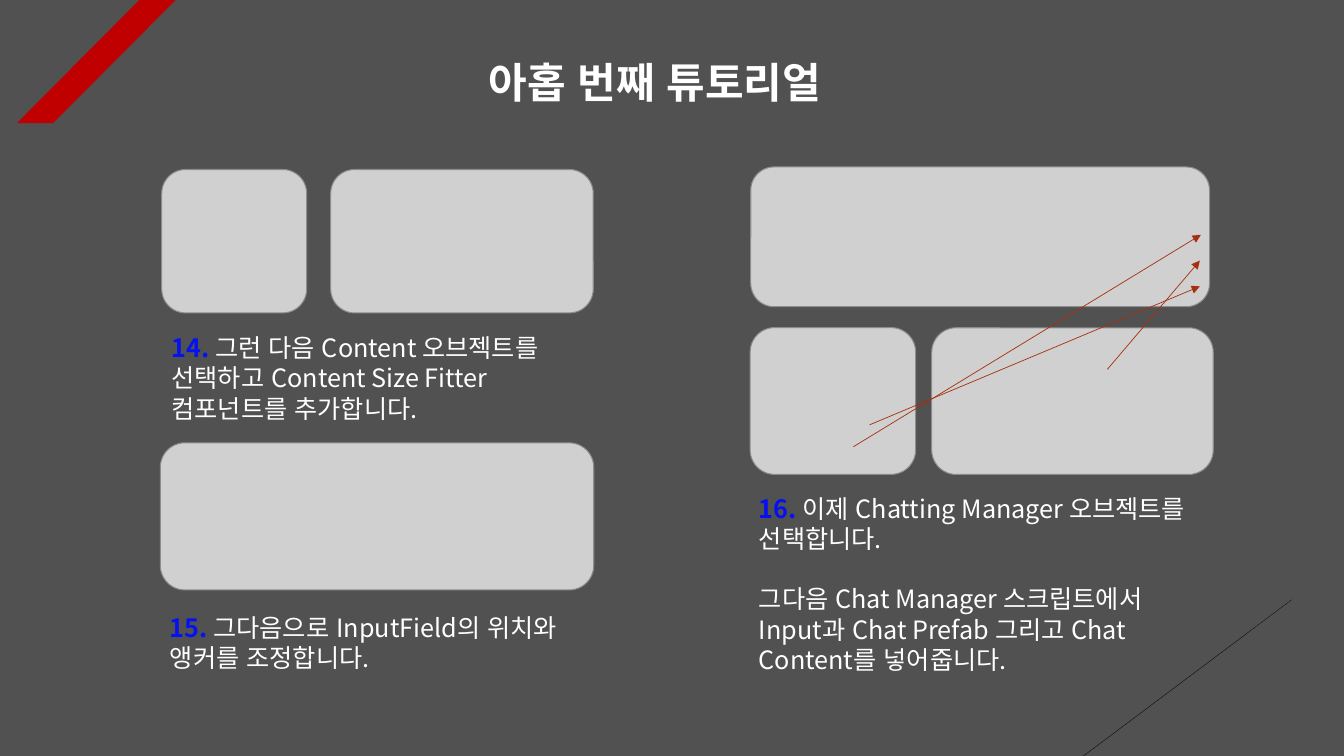
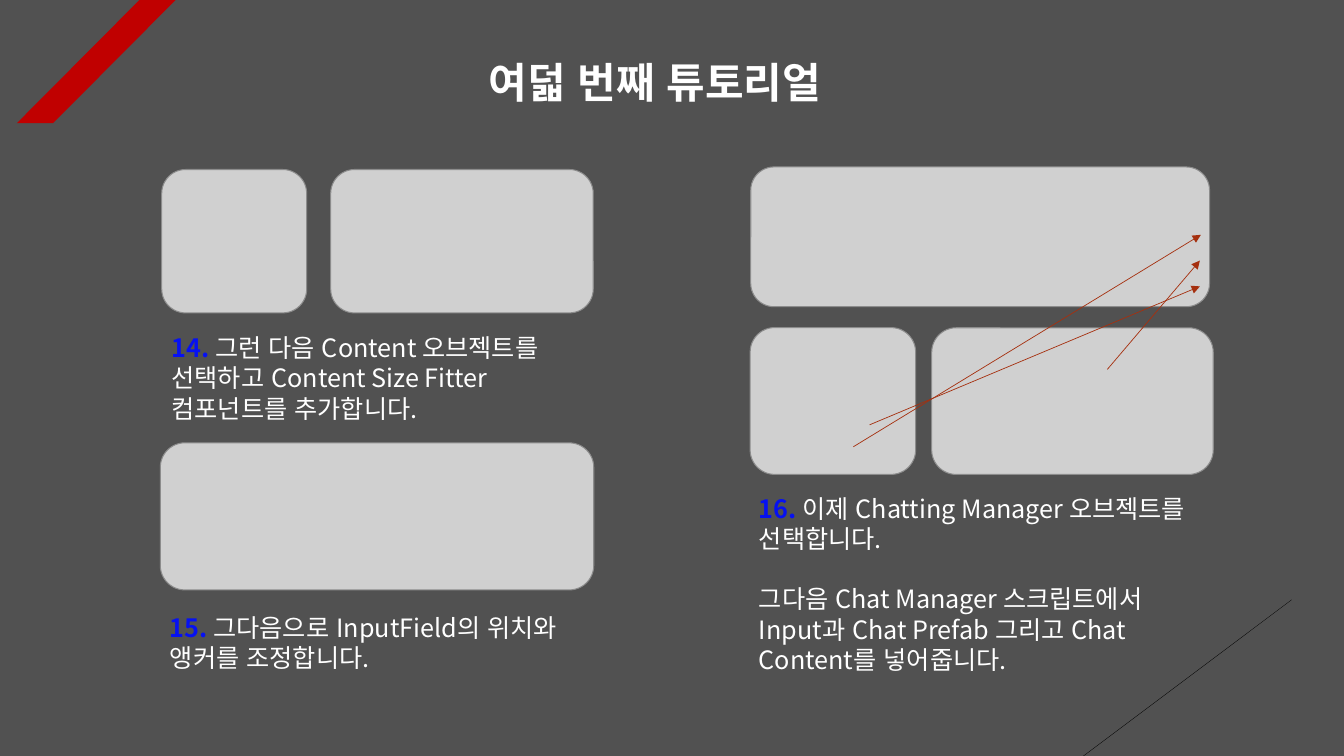
Before and after one commit to Unity2033/3D-UnityEngine, a slide deck: slide 9 of Assets/Class/Photon Server/PPT Data/Photon RPC.pptx (slide 10 before the commit). Drawn at 1344x756 pixels with LibreOffice and Linux fonts; fonts in the diff are those of the drawing; grey boxes stand for pictures. Boxes give left, top, right and bottom in pixels: in the first picture for what was removed or moved away, otherwise in the second. Text is boxed around its words. In the diff, an @@ line names an element or a change of style, - is before the commit and + after.

```diff
--- a/Assets/Class/Photon Server/PPT Data/Photon RPC.pptx
+++ b/Assets/Class/Photon Server/PPT Data/Photon RPC.pptx
@@ text at bbox=[489, 63, 821, 102]: text changed @@
-아홉 번째 튜토리얼
+여덟 번째 튜토리얼
```
Also in this commit, not shown: 3 other slides changed, 1 slide removed, 21 other files.
